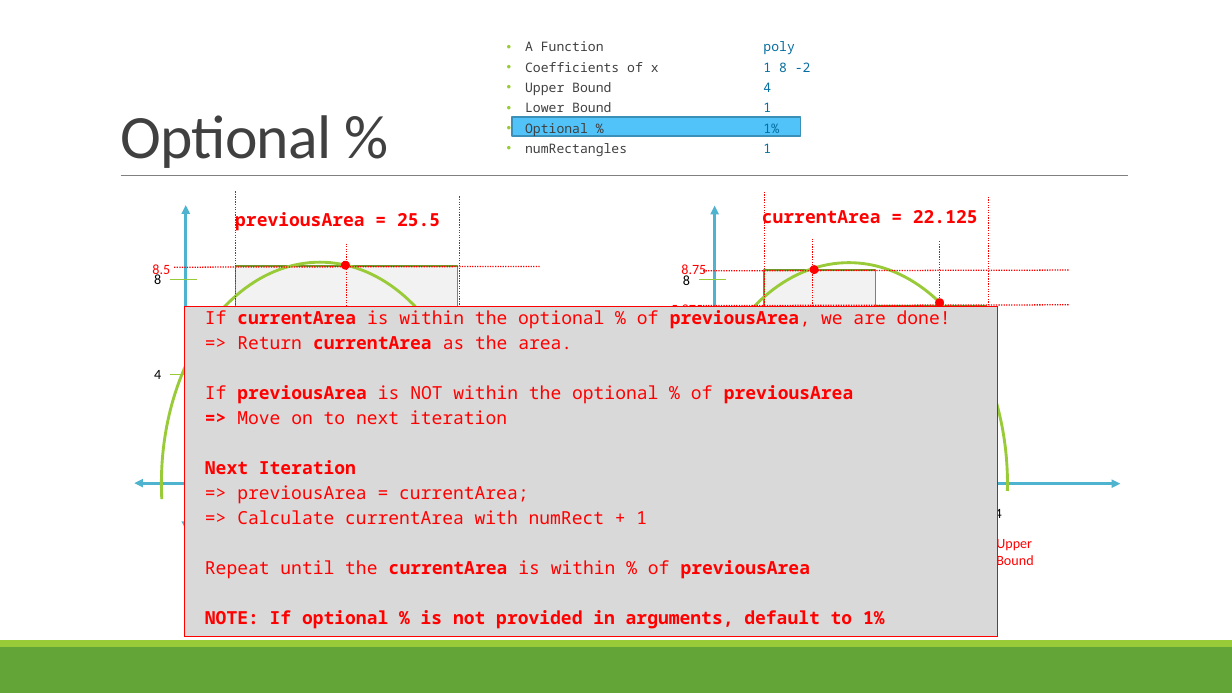
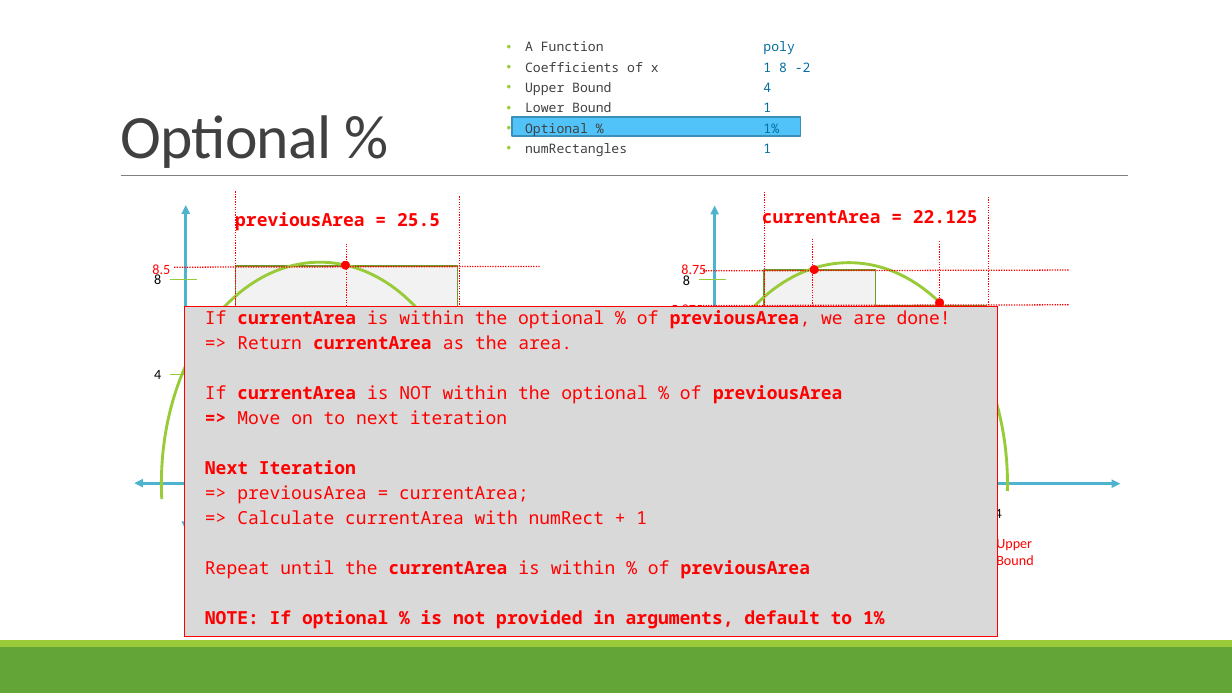
Before and after one commit to aavolo/cmsi186, a slide deck: slide 21 of spring20/assignment05/assignment05 - Part 1.pptx (slide 20 before the commit). Drawn at 1232x693 pixels with LibreOffice and Linux fonts; fonts in the diff are those of the drawing. Boxes give left, top, right and bottom in pixels: in the first picture for what was removed or moved away, otherwise in the second. Text is boxed around its words. In the diff, an @@ line names an element or a change of style, - is before the commit and + after.

Commit message:
fix some typos in ppt

```diff
--- a/spring20/assignment05/assignment05 - Part 1.pptx
+++ b/spring20/assignment05/assignment05 - Part 1.pptx
@@ text in rectangle at bbox=[205, 385, 842, 404]: text changed @@
-  If previousArea is NOT within the optional % of previousArea
+  If currentArea is NOT within the optional % of previousArea
```
Also in this commit, not shown: 2 other slides changed, 1 slide added.
